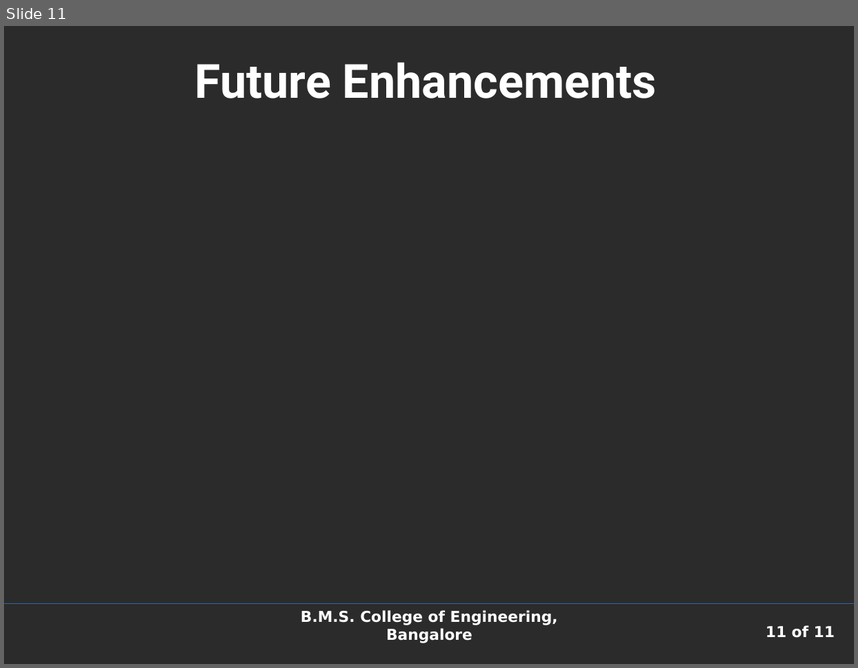
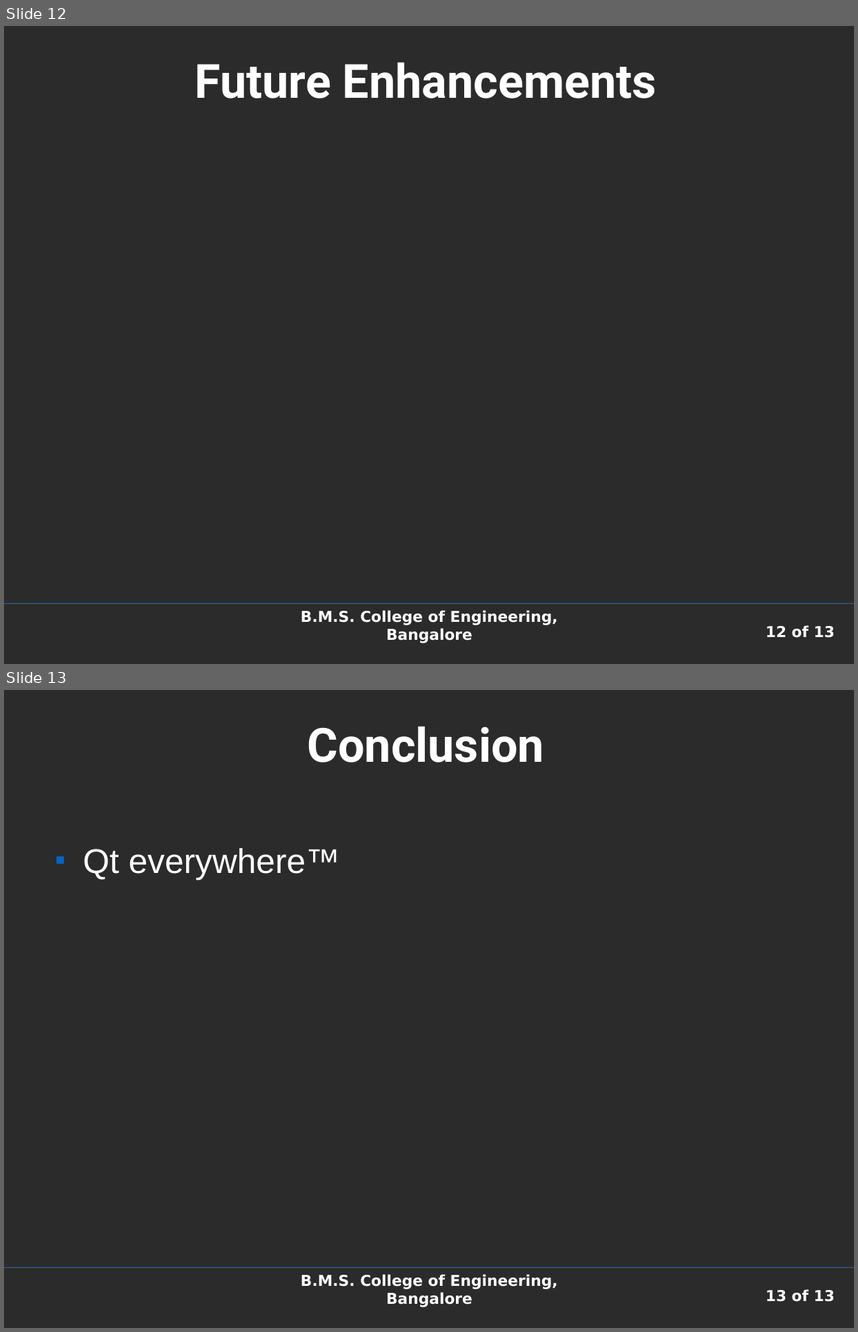
Before and after one commit to shaan7/Kapotah, a slide deck: docs/presentation.odp. Shown one above the other, each under a label of ours: slide 11 before the commit, slides 12 and 13 after it. The pictures are 858x668 and 858x1332 pixels, drawn with LibreOffice and Linux fonts; fonts in the diff are those of the drawing; background and template pictures are left out; a plain dark background stands for a picture behind light text. Boxes give left, top, right and bottom in pixels: in the first picture for what was removed or moved away, otherwise in the second. Text is boxed around its words. In the diff, an @@ line names an element or a change of style, - is before the commit and + after.

```diff
--- a/docs/presentation.odp
+++ b/docs/presentation.odp
@@ slide 13 added at [4, 690, 854, 1328], background picture (left out); not listed: 3 template elements that a slide beside it also shows @@
@@ title added at [308, 726, 544, 762], 44 pt, text #FFFFFF, bold @@
+Conclusion
@@ text added at [83, 848, 340, 880], 32 pt, text #FFFFFF @@
+■ Qt everywhere™
@@ what was slide 11 is now slide 12 @@
@@ page number at [766, 625, 835, 637]: text changed @@
-11 of 11
+12 of 13
```
Also in this commit, not shown: 7 slides changed, 2 other slides added, 1 slide removed, 6 other files.
